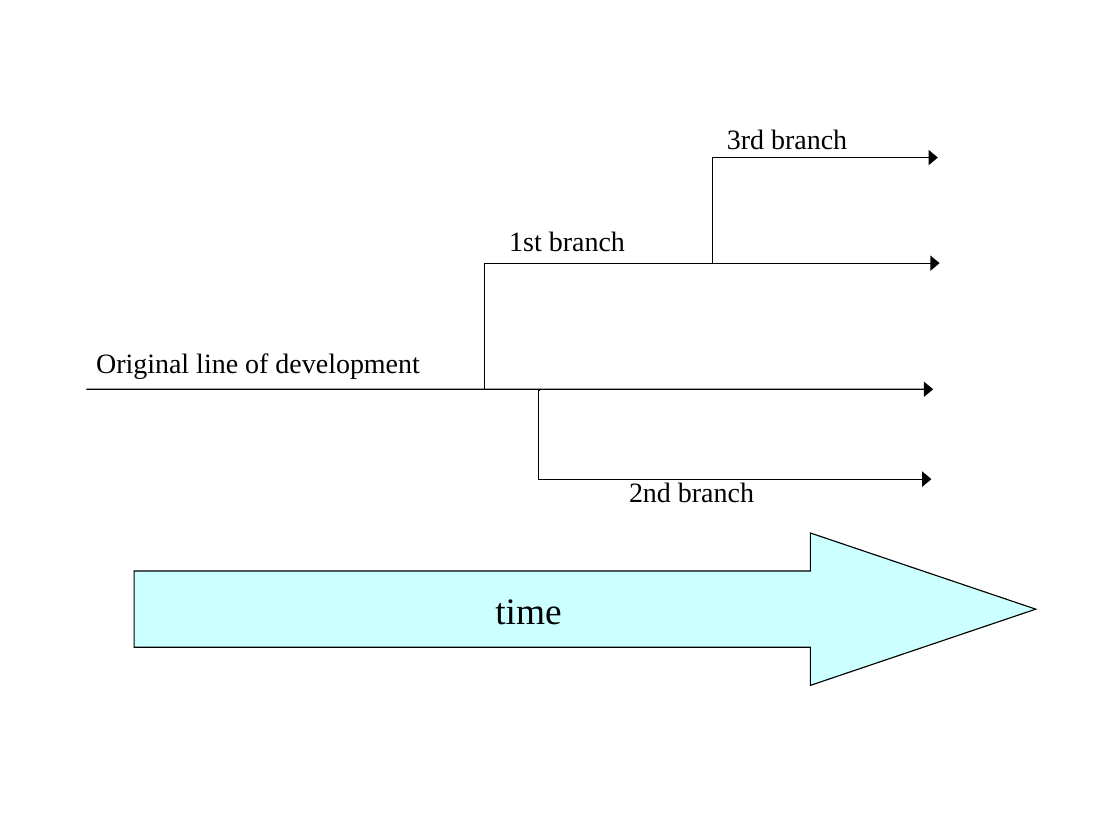
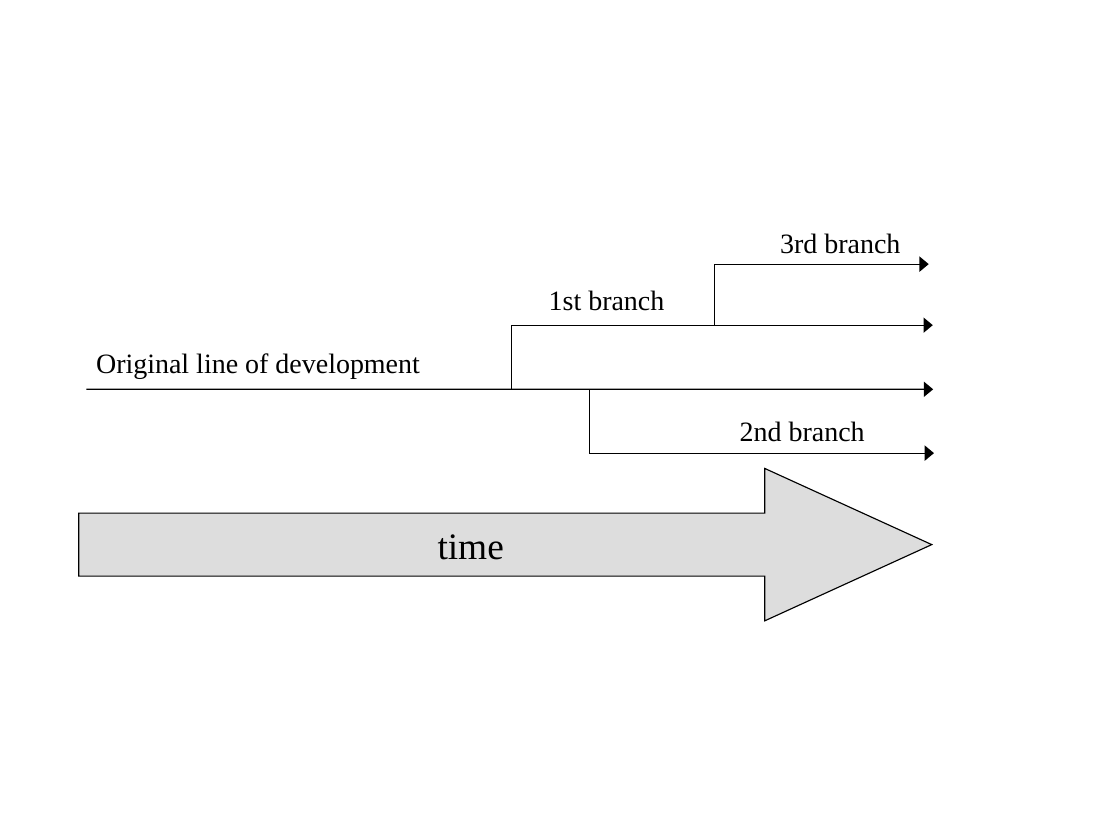
Before and after one commit to nabetaro/svnbook-ja, a slide deck: slide 1 of src/book/book/images/branches.ppt. Drawn at 1120x840 pixels with LibreOffice and Linux fonts; fonts in the diff are those of the drawing. Boxes give left, top, right and bottom in pixels: in the first picture for what was removed or moved away, otherwise in the second. Text is boxed around its words. In the diff, an @@ line names an element or a change of style, - is before the commit and + after.

```diff
--- a/src/book/book/images/branches.ppt
+++ b/src/book/book/images/branches.ppt
@@ text "3rd branch": place and size @@
-text "3rd branch" at bbox=[727, 129, 847, 150]
+text "3rd branch" at bbox=[780, 233, 900, 254]
@@ elbow arrow moved from (486, 263) - (937, 158) to (605, 326) - (928, 264) @@
@@ text "1st branch": place and size @@
-text "1st branch" at bbox=[509, 231, 625, 252]
+text "1st branch" at bbox=[549, 290, 664, 311]
@@ elbow arrow moved from (91, 390) - (940, 263) to (91, 390) - (933, 325) @@
@@ elbow arrow moved from (541, 391) - (932, 479) to (547, 390) - (934, 454) @@
@@ text "2nd branch": place and size @@
-text "2nd branch" at bbox=[629, 482, 754, 503]
+text "2nd branch" at bbox=[740, 421, 865, 442]
@@ right arrow "time": place and size @@
-right arrow "time" at bbox=[134, 533, 1036, 685]
+right arrow "time" at bbox=[78, 468, 932, 620]
@@ right arrow "time" at bbox=[78, 468, 932, 620]: fill #CCFFFF to #DDDDDD; proportions changed @@
```
Also in this commit, not shown: 3 other slides changed, 14 other files.
